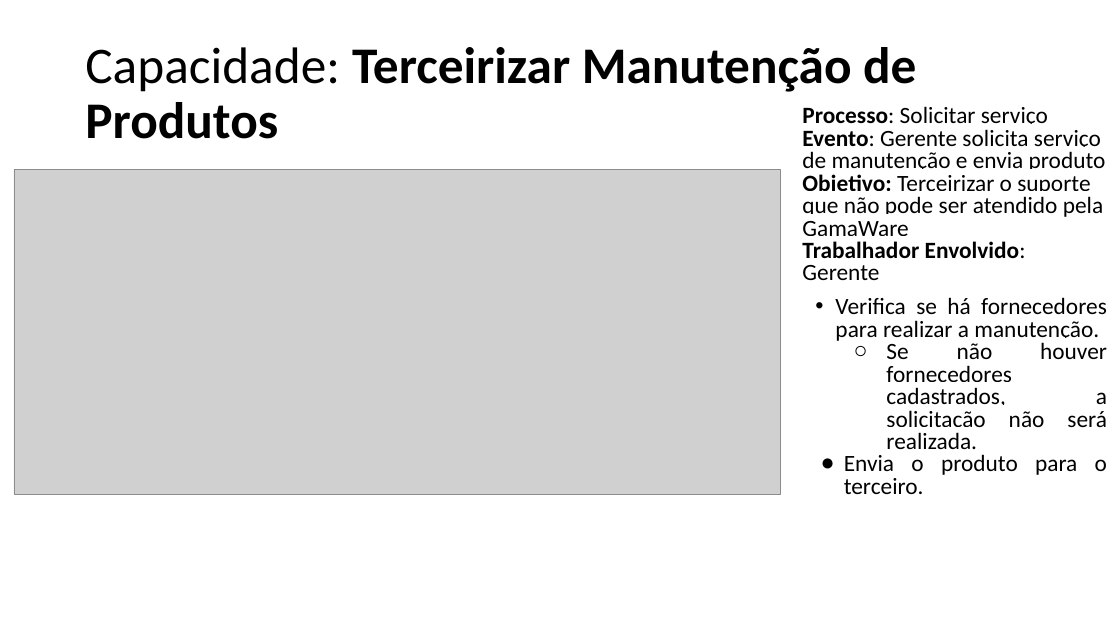
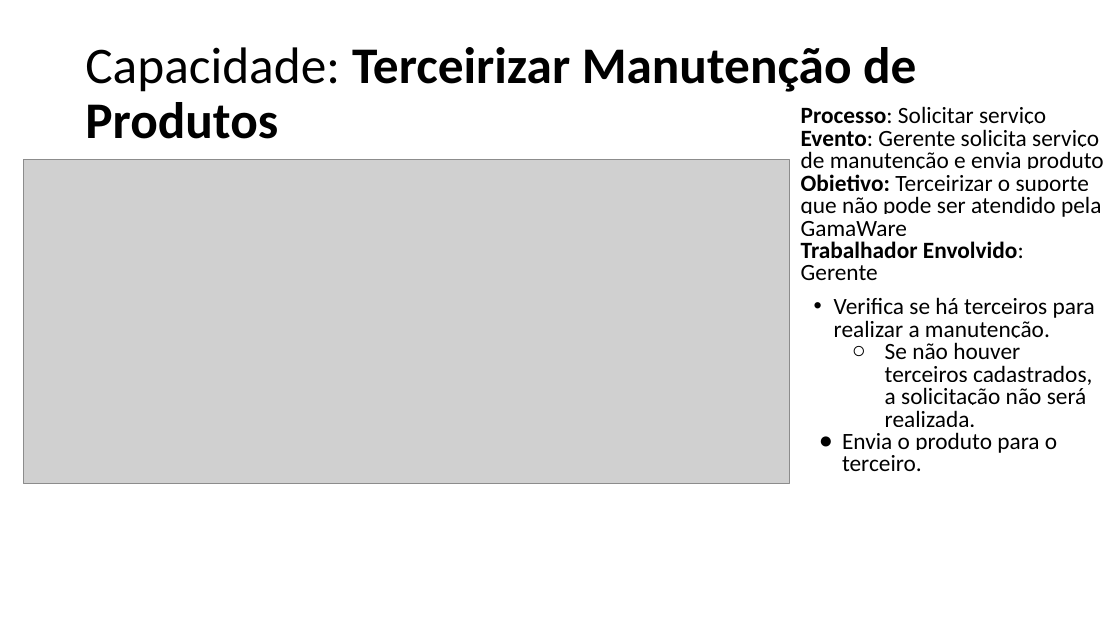
Before and after one commit to emersonsoaresdasilva/projeto-ope, a slide deck: slide 20 of 18-Descrição dos Processos de Negócio.pptx (slide 19 before the commit). Drawn at 1120x630 pixels with LibreOffice and Linux fonts; fonts in the diff are those of the drawing; grey boxes stand for pictures. Boxes give left, top, right and bottom in pixels: in the first picture for what was removed or moved away, otherwise in the second. Text is boxed around its words. In the diff, an @@ line names an element or a change of style, - is before the commit and + after.

```diff
--- a/18-Descrição dos Processos de Negócio.pptx
+++ b/18-Descrição dos Processos de Negócio.pptx
@@ picture: place and size @@
-picture at (14, 170, 781, 495)
+picture at (24, 159, 790, 484)
@@ text at (834, 297, 1095, 433): text changed @@
-• Verifica se há fornecedores para realizar a manutenção.
-  ○ Se não houver fornecedores cadastrados, a solicitação não será realizada.
+• Verifica se há terceiros para realizar a manutenção.
+  ○ Se não houver terceiros cadastrados, a solicitação não será realizada.
@@ text at (842, 432, 1057, 471): alignment justified to left @@
```
Also in this commit, not shown: 21 other slides changed, 1 slide added, 15 other files.
